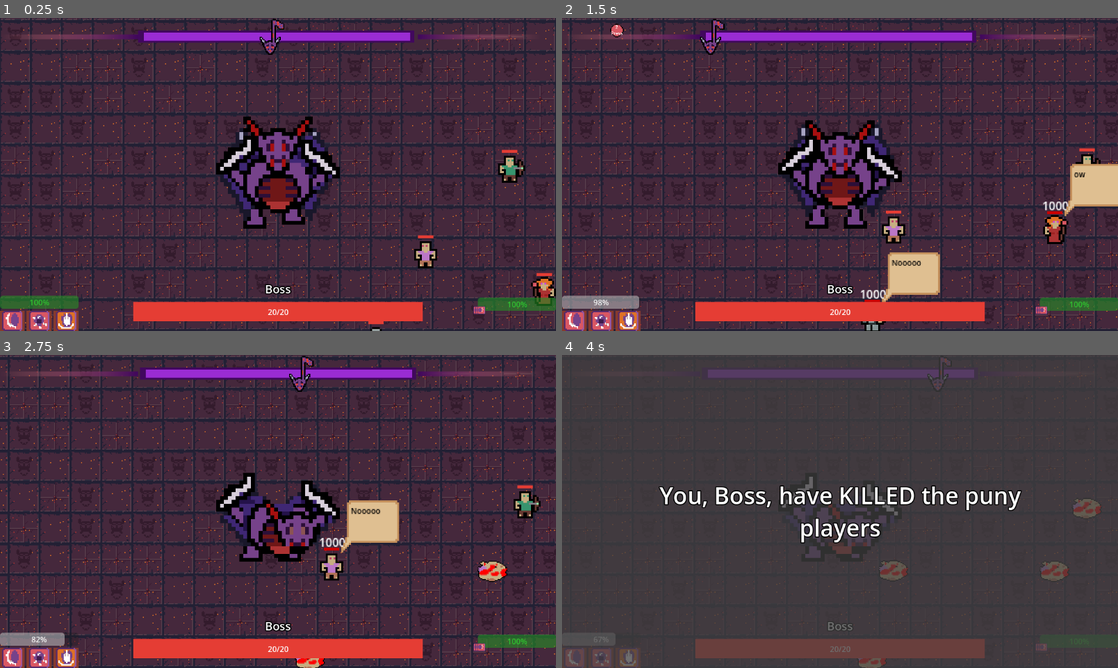
Above: before the commit, frames 1-4 (two rows, left to right).
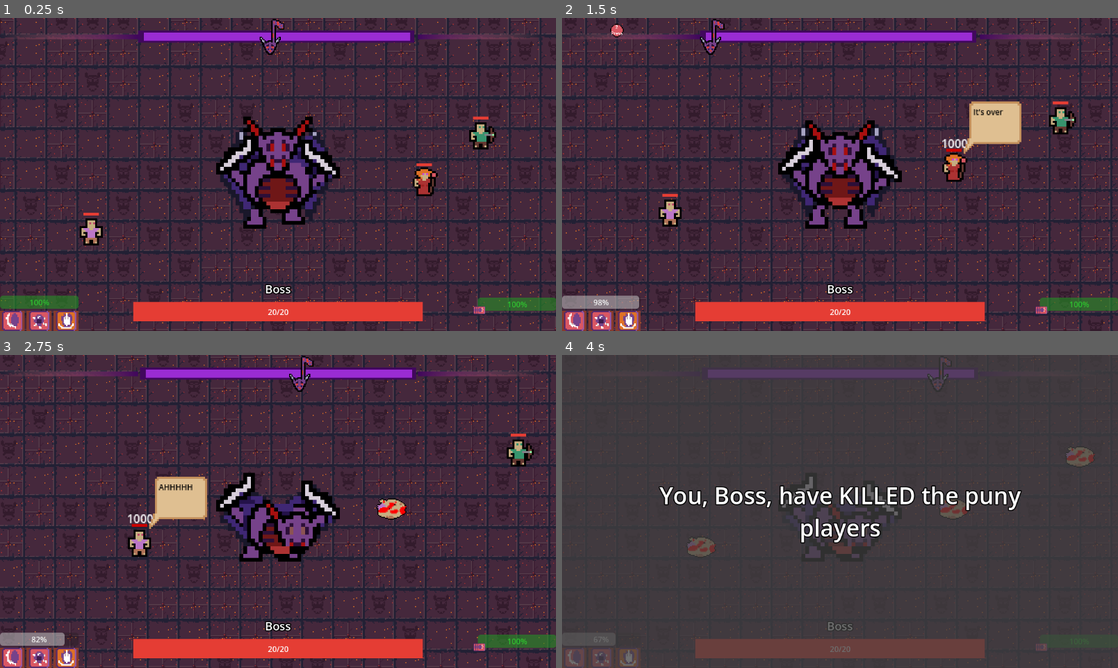
Above: after the commit, the same moments.

Repository: DevFTB/GMTK2023
Game: Godot game, scene res://main.tscn
Same seed, same stepped clock (60 frames per second), same inputs: the game is played once before the commit and once after it.
Inputs (mouse positions are in pixels of both pictures, inside the frame that each line leads up to):
- Up to frame 1 (0.25 s): no input
- Up to frame 2 (1.5 s): tap Enter at 0.5 s; move the mouse to (962, 158) at 0.52 s; hold D (move_right) 0.53-1.25 s; hold Q (activate_combo_1) 0.53-1.25 s; click (962, 158) at 0.67 s; drag from (728, 190) to (812, 237) at 1.27 s
- Up to frame 3 (2.75 s): move the mouse to (333, 442) at 2.02 s; press the mouse at (333, 442) at 2.03 s; hold D (move_right) from 2.03 s (still down)
- Up to frame 4 (4 s): release D (move_right) at 2.75 s; release the mouse at (895, 442) at 2.75 s; drag from (812, 574) to (673, 464) at 2.77 s; move the mouse to (1006, 558) at 3.52 s; hold A (move_left) from 3.53 s (still down); hold E (activate_combo_2) from 3.53 s (still down)

The runs differ from the first frame. In frame 1, 25% of the frame differs, in the area x 0-100%, y 0-100%; in frame 2, 28%; in frame 3, 27%; in frame 4, 2.3%.
Error before the commit: Invalid call. Nonexistent function 'angle' in base 'Nil'. (res://entities/boss/Boss.gd:52)
Error after the commit: Invalid call. Nonexistent function 'angle' in base 'Nil'. (res://entities/boss/Boss.gd:54)

Commit message:
Player spawning, player stat upgrades and level changing complete

Diff:
--- a/entities/boss/Boss.gd
+++ b/entities/boss/Boss.gd
@@ -34,6 +34,8 @@
 	boss_name = names[i_name]
 	boss_name_changed.emit(boss_name)
 	boss_health_changed.emit(health, max_health, 0)
+
+	boss_stats.level_changed.connect(evolve_name)
 
 func _process(delta):
 	velocity = movement_dir * movement_speed
--- a/entities/players/PlayerController.gd
+++ b/entities/players/PlayerController.gd
@@ -7,6 +7,11 @@
 @export var get_behind_me_phase_min_interval = 30
 @export var heal_phase_length = 10
 @export var get_behind_me_phase_length = 10
+@export var player_num_level_multipler = 1
+#@export var levels_per_statup = 1
+
+@export var class_scenes: Dictionary
+@export var class_stats: Dictionary
 
 var normal_phase_speeches = [
 	"Back to your positions",
@@ -122,7 +127,7 @@
 			phase_timer = heal_phase_length
 			player_loc_ordering = get_players()
 			# TODO: set heal location better lol
-			group_loc = Vector2(rng.randf_range(100, 600), rng.randf_range(100, 600))
+			group_loc = get_random_spot_on_world()
 		"Get behind me!":
 			get_behind_me_phase_allowed_timer = get_behind_me_phase_min_interval
 			phase_timer = get_behind_me_phase_length
@@ -246,8 +251,56 @@
 		player.queue_free()
 
 
-func spawn_players(n):
-	pass
+func spawn_players(level):
+	var classes = class_scenes.keys()
+	var num_players = classes.size() + player_num_level_multipler * level
+	var randomly_allocated_players = num_players - classes.size()
+	var class_spawns = {}
+	for c in classes:
+		class_spawns[c] = 1
+
+	for i in range(randomly_allocated_players):
+		class_spawns[classes.pick_random()] += 1
+
+	for c in classes:
+		for i in range(class_spawns[c]):
+			spawn_player(c, level)
+
+func spawn_player(player_class, level):
+	var player_scene = class_scenes[player_class]
+	var new_player = player_scene.instantiate()
+	set_player_attrs(new_player, level)
+	add_child(new_player)
+
+	new_player.global_position = get_random_spot_on_world()
+
+
+func set_player_attrs(player, level):
+	# for level 0 we want stats to be base
+	var player_class = player.player_class
+	var stats = class_stats[player_class]
+
+	player.max_health = int(stats.base_health + level * stats.health_scaling)
+	player.speed = int(stats.base_speed + level * stats.speed_scaling)
+	var action
+	match player_class:
+		"Fighter", "Tank":
+			action = player.get_node("Actions/MeleeAttack")
+			action.damage = int(stats.base_ability_power + level * stats.ability_power_scaling)
+			action.cooldown = stats.base_ability_cooldown
+		"Archer":
+			action = player.get_node("Actions/RangedAttack")
+			action.damage = int(stats.base_ability_power + level * stats.ability_power_scaling)
+			action.cooldown = stats.base_ability_cooldown
+		"Healer":
+			action = player.get_node("Actions/Heal")
+			action.heal = int(stats.base_ability_power + level * stats.ability_power_scaling)
+			action.cooldown = stats.base_ability_cooldown
+
+
+func get_random_spot_on_world():
+	return Vector2(rng.randf_range(100, 600), rng.randf_range(100, 600))
+
 
 func reset(n):
 	clear_players()
--- /dev/null
+++ b/entities/players/PlayerStats.gd
@@ -0,0 +1,27 @@
+extends Resource
+class_name PlayerStats
+
+@export var base_health = 10
+@export var base_speed = 60
+@export var base_ability_power = 1
+@export var base_ability_cooldown = 3.0
+
+@export var health_scaling = 1.5
+@export var speed_scaling = 0.0
+@export var ability_power_scaling = 1.5
+
+# not implemented
+@export var ability_cooldown_scaling = 1.0
+
+# current value = base + scaling * level
+
+func _init(p_base_health = 10, p_base_speed = 60, p_base_ability_power = 1, p_base_ability_cooldown = 3.0, p_health_scaling = 1.5, p_speed_scaling = 1.0, p_abiility_power_scaling = 1.5, p_ability_cooldown_scaling = 1.0):
+	base_health = p_base_health
+	base_speed = p_base_speed
+	base_ability_power = p_base_ability_power
+	base_ability_cooldown = p_base_ability_cooldown
+
+	health_scaling = p_health_scaling
+	speed_scaling = p_speed_scaling
+	ability_power_scaling = p_abiility_power_scaling
+	ability_cooldown_scaling = p_ability_cooldown_scaling
--- /dev/null
+++ b/entities/players/archer/archer_stats.tres
@@ -0,0 +1,14 @@
+[gd_resource type="Resource" script_class="PlayerStats" load_steps=2 format=3 uid="uid://maocwxgwcrnt"]
+
+[ext_resource type="Script" path="res://entities/players/PlayerStats.gd" id="1_wgaec"]
+
+[resource]
+script = ExtResource("1_wgaec")
+base_health = 5
+base_speed = 60
+base_ability_power = 1
+base_ability_cooldown = 3.0
+health_scaling = 1.5
+speed_scaling = 0.0
+ability_power_scaling = 1.5
+ability_cooldown_scaling = 0.8
--- /dev/null
+++ b/entities/players/fighter/fighter_stats.tres
@@ -0,0 +1,14 @@
+[gd_resource type="Resource" script_class="PlayerStats" load_steps=2 format=3 uid="uid://c0vih5876diqa"]
+
+[ext_resource type="Script" path="res://entities/players/PlayerStats.gd" id="1_tayr7"]
+
+[resource]
+script = ExtResource("1_tayr7")
+base_health = 10
+base_speed = 60
+base_ability_power = 1
+base_ability_cooldown = 3
+health_scaling = 2
+speed_scaling = 1
+ability_power_scaling = 2
+ability_cooldown_scaling = 1
--- /dev/null
+++ b/entities/players/healer/healer_stats.tres
@@ -0,0 +1,14 @@
+[gd_resource type="Resource" script_class="PlayerStats" load_steps=2 format=3 uid="uid://dvb2c750qbiv1"]
+
+[ext_resource type="Script" path="res://entities/players/PlayerStats.gd" id="1_7h3xe"]
+
+[resource]
+script = ExtResource("1_7h3xe")
+base_health = 5
+base_speed = 60
+base_ability_power = 1
+base_ability_cooldown = 3.0
+health_scaling = 1.5
+speed_scaling = 0.0
+ability_power_scaling = 1.5
+ability_cooldown_scaling = 1.0
--- /dev/null
+++ b/entities/players/tank/tank_stats.tres
@@ -0,0 +1,14 @@
+[gd_resource type="Resource" script_class="PlayerStats" load_steps=2 format=3 uid="uid://bj3ibpoj1eyh6"]
+
+[ext_resource type="Script" path="res://entities/players/PlayerStats.gd" id="1_c7rxj"]
+
+[resource]
+script = ExtResource("1_c7rxj")
+base_health = 15
+base_speed = 60
+base_ability_power = 1
+base_ability_cooldown = 6.0
+health_scaling = 2.5
+speed_scaling = 0.0
+ability_power_scaling = 1.5
+ability_cooldown_scaling = 1.0
--- a/main.tscn
+++ b/main.tscn
@@ -11,12 +11,16 @@
 [ext_resource type="Script" path="res://entities/players/PlayerController.gd" id="9_6id7j"]
 [ext_resource type="PackedScene" uid="uid://b5rfpsbs4b8sw" path="res://entities/players/healer/healer.tscn" id="10_0bbld"]
 [ext_resource type="PackedScene" uid="uid://c8gsduht2b0tl" path="res://entities/players/archer/archer.tscn" id="11_l085o"]
+[ext_resource type="Resource" uid="uid://c0vih5876diqa" path="res://entities/players/fighter/fighter_stats.tres" id="12_auqfx"]
 [ext_resource type="PackedScene" uid="uid://cphxorrjm5k7a" path="res://entities/players/fighter/fighter.tscn" id="12_kagx0"]
 [ext_resource type="Script" path="res://scripts/TimeGradientColourRect.gd" id="12_kp5ht"]
 [ext_resource type="Script" path="res://level/beat/WarnerController.gd" id="12_xjixf"]
+[ext_resource type="Resource" uid="uid://dvb2c750qbiv1" path="res://entities/players/healer/healer_stats.tres" id="13_e0yce"]
 [ext_resource type="PackedScene" path="res://level/beat/warner_scene.tscn" id="13_prhtm"]
 [ext_resource type="PackedScene" uid="uid://cva63yioyjyr3" path="res://entities/players/tank/tank.tscn" id="13_wiqs4"]
+[ext_resource type="Resource" uid="uid://maocwxgwcrnt" path="res://entities/players/archer/archer_stats.tres" id="14_3ihno"]
 [ext_resource type="Script" path="res://level/beat/HitLabel.gd" id="14_mp6y7"]
+[ext_resource type="Resource" uid="uid://bj3ibpoj1eyh6" path="res://entities/players/tank/tank_stats.tres" id="15_sk0mq"]
 [ext_resource type="LabelSettings" uid="uid://vth2gq1k8myn" path="res://level/gui/boss/adithaslabelsettings.tres" id="16_qa6p5"]
 [ext_resource type="Script" path="res://level/gui/boss/BossUI.gd" id="17_al4u4"]
 [ext_resource type="Texture2D" uid="uid://dg0j6n14sw0ot" path="res://level/gui/boss/healthbar_empty.png" id="18_4uspl"]
@@ -216,6 +220,18 @@
 
 [node name="PlayerController" type="Node" parent="."]
 script = ExtResource("9_6id7j")
+class_scenes = {
+"Archer": ExtResource("11_l085o"),
+"Fighter": ExtResource("12_kagx0"),
+"Healer": ExtResource("10_0bbld"),
+"Tank": ExtResource("13_wiqs4")
+}
+class_stats = {
+"Archer": ExtResource("14_3ihno"),
+"Fighter": ExtResource("12_auqfx"),
+"Healer": ExtResource("13_e0yce"),
+"Tank": ExtResource("15_sk0mq")
+}
 
 [node name="Archer" parent="PlayerController" instance=ExtResource("11_l085o")]
 z_index = 0
--- a/scripts/Main.gd
+++ b/scripts/Main.gd
@@ -9,9 +9,7 @@
 
 # Called when the node enters the scene tree for the first time.
 func _ready():
-	status = "level"
-#	enter_level(0)
-	pass
+	enter_level(level)
 
 
 func enter_level(n):
@@ -33,6 +31,9 @@
 	if status == "level":
 		status = "death screen"
 		$Boss.set_process(false)
+
+		if winner == "Boss":
+			level += 1
 
 		$DeathScreen.visible = true
 		$DeathScreen.get_node("DeathText").text = boss_win_message % [$Boss.boss_name, kill_words.pick_random()] if winner == "Boss" else player_win_message % [$Boss.boss_name, kill_words.pick_random()]
@@ -71,4 +72,4 @@
 
 func _on_combo_screen_start_button_pressed():
 	exit_shop()
-	enter_level(0)
+	enter_level(level)
Binary file changed: level/coin.png
Not shown: 1 places in main.tscn that only renumber resources
